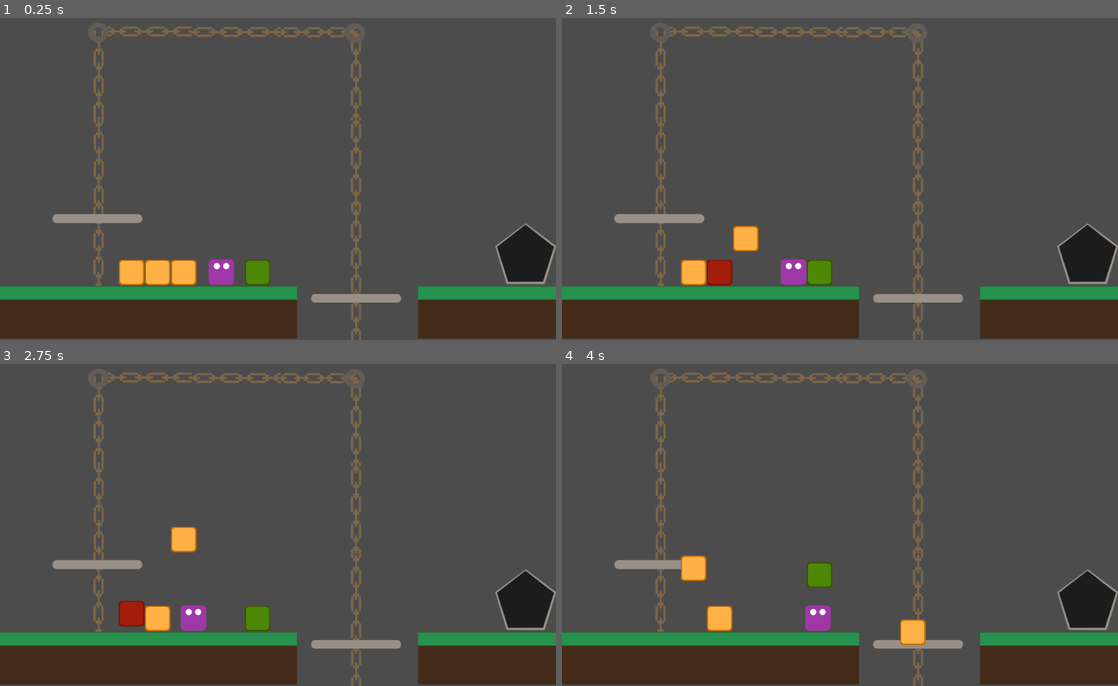
Above: before the commit, frames 1-4 (two rows, left to right).
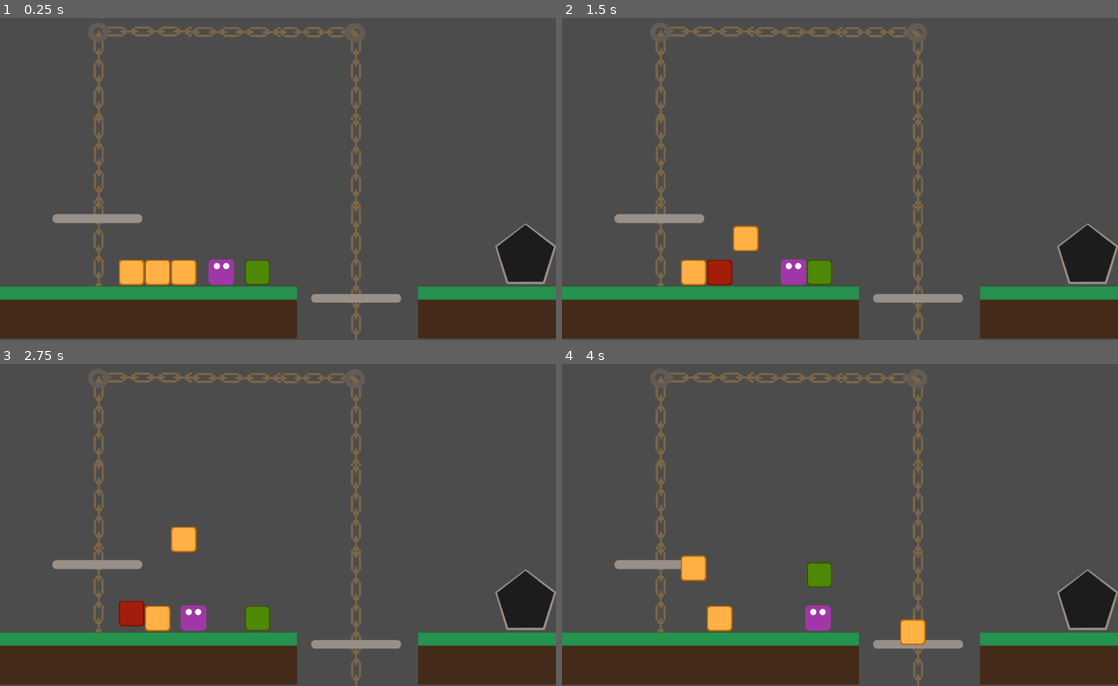
Above: after the commit, the same moments.

Repository: oxscar93/minion-2020s2-fisica-2d
Game: Godot game, scene res://Scenes/Level2.tscn
Same seed, same stepped clock (60 frames per second), same inputs: the game is played once before the commit and once after it. This scene is started directly instead of the project's main scene.
Inputs (mouse positions are in pixels of both pictures, inside the frame that each line leads up to):
- Up to frame 1 (0.25 s): no input
- Up to frame 2 (1.5 s): tap Enter (ui_accept) at 0.5, 0.77 s; move the mouse to (745, 272) at 0.52 s; press the mouse at (745, 272) at 0.53 s; hold D (right) from 0.53 s (still down); move the mouse to (717, 272) at 1.27 s; release the mouse at (717, 272) at 1.28 s; click (717, 272) at 1.35 s
- Up to frame 3 (2.75 s): tap Enter (ui_accept) at 1.52 s; move the mouse to (133, 618) at 2.02 s; release D (right) at 2.03 s; press the mouse at (133, 618) at 2.03 s; hold A (left) from 2.03 s (still down)
- Up to frame 4 (4 s): move the mouse to (817, 618) at 2.77 s; release A (left) at 2.78 s; release the mouse at (817, 618) at 2.78 s; hold D (right) from 2.78 s (still down); click (817, 618) at 2.85 s; tap Enter (ui_accept) at 3.02, 3.77 s; move the mouse to (1006, 573) at 3.52 s; press the mouse at (1006, 573) at 3.53 s

The runs differ from the first frame. In frame 1, 1.4% of the frame differs, in the area x 16-65%, y 2-100%; in frame 2, 1.4%; in frame 3, 1.4%; in frame 4, 1.3%.

Commit message:
cambios

Diff:
--- a/Scenes/Box.tscn
+++ b/Scenes/Box.tscn
@@ -1,8 +1,7 @@
 [gd_scene load_steps=4 format=2]
 
-[ext_resource path="res://Assets/sprites/caja.png" type="Texture" id=1]
+[ext_resource path="res://assets/sprites/caja.png" type="Texture" id=1]
 [ext_resource path="res://Scenes/Box.gd" type="Script" id=2]
-
 
 [sub_resource type="RectangleShape2D" id=1]
 extents = Vector2( 23.4773, 23.6695 )
--- a/Scenes/Floor.tscn
+++ b/Scenes/Floor.tscn
@@ -1,7 +1,6 @@
 [gd_scene load_steps=3 format=2]
 
-[ext_resource path="res://Assets/sprites/piso1.png" type="Texture" id=1]
-
+[ext_resource path="res://assets/sprites/piso1.png" type="Texture" id=1]
 
 [sub_resource type="RectangleShape2D" id=1]
 extents = Vector2( 514.863, 51.8692 )
--- a/Scenes/Platform.tscn
+++ b/Scenes/Platform.tscn
@@ -1,8 +1,7 @@
 [gd_scene load_steps=4 format=2]
 
-[ext_resource path="res://Assets/sprites/plataforma.png" type="Texture" id=1]
+[ext_resource path="res://assets/sprites/plataforma.png" type="Texture" id=1]
 [ext_resource path="res://Scenes/Platform.gd" type="Script" id=2]
-
 
 [sub_resource type="SegmentShape2D" id=1]
 a = Vector2( 59.6034, -10.7165 )
--- a/Scenes/PlatformBase.tscn
+++ b/Scenes/PlatformBase.tscn
@@ -1,24 +1,19 @@
 [gd_scene load_steps=10 format=2]
 
 [ext_resource path="res://Scenes/Platform.tscn" type="PackedScene" id=1]
-[ext_resource path="res://Assets/sprites/punto_fijo2.png" type="Texture" id=2]
+[ext_resource path="res://assets/sprites/frame_0_delay-0.28s.png" type="Texture" id=2]
 [ext_resource path="res://Scenes/PlatformBase.gd" type="Script" id=3]
-[ext_resource path="res://Assets/sprites/frame_1_delay-0.28s.png" type="Texture" id=4]
-[ext_resource path="res://Assets/sprites/frame_0_delay-0.28s.png" type="Texture" id=5]
-[ext_resource path="res://Assets/sprites/frame_2_delay-0.28s.png" type="Texture" id=6]
-[ext_resource path="res://Assets/sprites/frame_3_delay-0.28s.png" type="Texture" id=7]
-
-
-
-
-
+[ext_resource path="res://assets/sprites/frame_1_delay-0.28s.png" type="Texture" id=4]
+[ext_resource path="res://assets/sprites/frame_2_delay-0.28s.png" type="Texture" id=5]
+[ext_resource path="res://assets/sprites/frame_3_delay-0.28s.png" type="Texture" id=6]
+[ext_resource path="res://assets/sprites/punto_fijo2.png" type="Texture" id=8]
 
 [sub_resource type="RectangleShape2D" id=1]
 extents = Vector2( 369.947, 10.2409 )
 
 [sub_resource type="SpriteFrames" id=2]
 animations = [ {
-"frames": [ ExtResource( 5 ), ExtResource( 4 ), ExtResource( 6 ), ExtResource( 7 ) ],
+"frames": [ ExtResource( 2 ), ExtResource( 4 ), ExtResource( 5 ), ExtResource( 6 ) ],
 "loop": true,
 "name": "default",
 "speed": 5.0
@@ -56,12 +51,12 @@
 [node name="Dot" type="Sprite" parent="."]
 position = Vector2( 701.582, 32.5846 )
 scale = Vector2( 0.497647, 0.470345 )
-texture = ExtResource( 2 )
+texture = ExtResource( 8 )
 
 [node name="Dot2" type="Sprite" parent="."]
 position = Vector2( 229.283, 31.529 )
 scale = Vector2( 0.497647, 0.470345 )
-texture = ExtResource( 2 )
+texture = ExtResource( 8 )
 
 [node name="Chain" type="AnimatedSprite" parent="."]
 position = Vector2( 238.949, 110.896 )
@@ -69,7 +64,6 @@
 scale = Vector2( 0.825178, 0.547693 )
 z_index = -8
 frames = SubResource( 2 )
-frame = 3
 speed_scale = 2.0
 
 [node name="Chain7" type="AnimatedSprite" parent="."]
@@ -78,7 +72,6 @@
 scale = Vector2( 0.825178, 0.547693 )
 z_index = -8
 frames = SubResource( 2 )
-frame = 2
 speed_scale = 2.0
 
 [node name="Chain8" type="AnimatedSprite" parent="."]
@@ -87,7 +80,6 @@
 scale = Vector2( 0.825178, 0.547693 )
 z_index = -8
 frames = SubResource( 2 )
-frame = 2
 speed_scale = 2.0
 
 [node name="Chain9" type="AnimatedSprite" parent="."]
@@ -96,7 +88,6 @@
 scale = Vector2( 0.825178, 0.547693 )
 z_index = -8
 frames = SubResource( 2 )
-frame = 1
 speed_scale = 2.0
 
 [node name="Chain10" type="AnimatedSprite" parent="."]
@@ -105,7 +96,6 @@
 scale = Vector2( 0.825178, 0.547693 )
 z_index = -8
 frames = SubResource( 2 )
-frame = 1
 speed_scale = 2.0
 
 [node name="Chain2" type="AnimatedSprite" parent="."]
@@ -114,7 +104,6 @@
 scale = Vector2( 0.825178, 0.547693 )
 z_index = -8
 frames = SubResource( 2 )
-frame = 3
 speed_scale = 2.0
 
 [node name="Chain3" type="AnimatedSprite" parent="."]
@@ -123,7 +112,6 @@
 scale = Vector2( 0.825178, 0.547693 )
 z_index = -8
 frames = SubResource( 2 )
-frame = 2
 speed_scale = 2.0
 
 [node name="Chain4" type="AnimatedSprite" parent="."]
@@ -131,7 +119,6 @@
 scale = Vector2( 0.825178, 0.547693 )
 z_index = -8
 frames = SubResource( 2 )
-frame = 3
 speed_scale = 2.0
 
 [node name="Chain5" type="AnimatedSprite" parent="."]
@@ -139,7 +126,6 @@
 scale = Vector2( 0.825178, 0.547693 )
 z_index = -8
 frames = SubResource( 2 )
-frame = 2
 speed_scale = 2.0
 
 [node name="Chain6" type="AnimatedSprite" parent="."]
@@ -147,7 +133,6 @@
 scale = Vector2( 0.711716, 0.547693 )
 z_index = -8
 frames = SubResource( 2 )
-frame = 2
 speed_scale = 2.0
 [connection signal="on_platform_movement" from="Platform" to="." method="_on_Platform_on_platform_movement"]
 [connection signal="on_platform_movement" from="Platform2" to="." method="_on_Platform2_on_platform_movement"]
--- a/Scenes/Player.tscn
+++ b/Scenes/Player.tscn
@@ -1,7 +1,6 @@
 [gd_scene load_steps=4 format=2]
 
-[ext_resource path="res://Assets/sprites/violeta.png" type="Texture" id=1]
-
+[ext_resource path="res://assets/sprites/violeta.png" type="Texture" id=1]
 
 [sub_resource type="RectangleShape2D" id=1]
 extents = Vector2( 23.6511, 10.4012 )
--- a/Scenes/Transporter.tscn
+++ b/Scenes/Transporter.tscn
@@ -1,8 +1,7 @@
 [gd_scene load_steps=3 format=2]
 
-[ext_resource path="res://Assets/sprites/pentagono.png" type="Texture" id=1]
+[ext_resource path="res://assets/sprites/pentagono.png" type="Texture" id=1]
 [ext_resource path="res://Scenes/Transporter.gd" type="Script" id=2]
-
 
 [node name="Transporter" type="Area2D"]
 z_index = -6
--- a/Scenes/Trap.tscn
+++ b/Scenes/Trap.tscn
@@ -1,10 +1,8 @@
 [gd_scene load_steps=4 format=2]
 
-[ext_resource path="res://Assets/sprites/trampa.png" type="Texture" id=1]
-[ext_resource path="res://Assets/sprites/punto_fijo2.png" type="Texture" id=2]
+[ext_resource path="res://assets/sprites/trampa.png" type="Texture" id=1]
+[ext_resource path="res://assets/sprites/punto_fijo2.png" type="Texture" id=2]
 [ext_resource path="res://Scenes/Trap.gd" type="Script" id=3]
-
-
 
 [node name="Trap" type="RigidBody2D"]
 mass = 51.0204
--- a/project.godot
+++ b/project.godot
@@ -22,6 +22,7 @@
 [display]
 
 window/size/resizable=false
+window/stretch/aspect="keep_width"
 
 [input]
 
Binary file removed: assets/sprites/chain.gif
